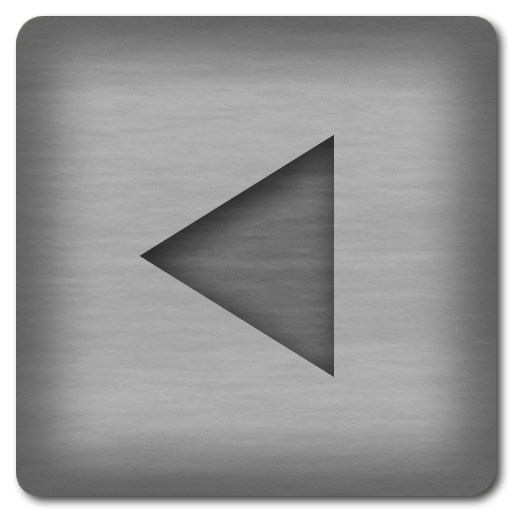
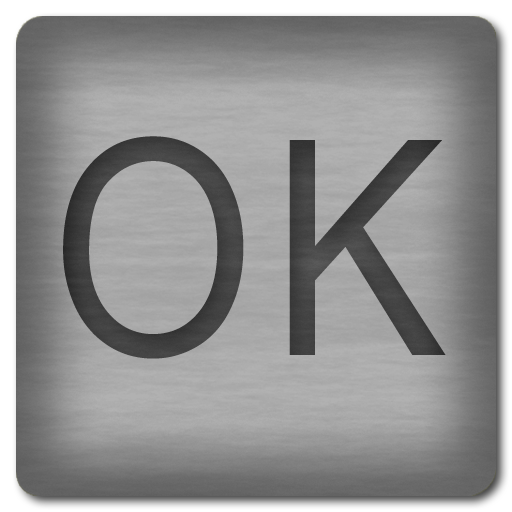
Comparing the layer stacks of the two 512px x 512px images. Changes:
added layer "OK" (soft light) above "3" over [63, 136, 446, 359]
hid "3" over [139, 135, 334, 377]
